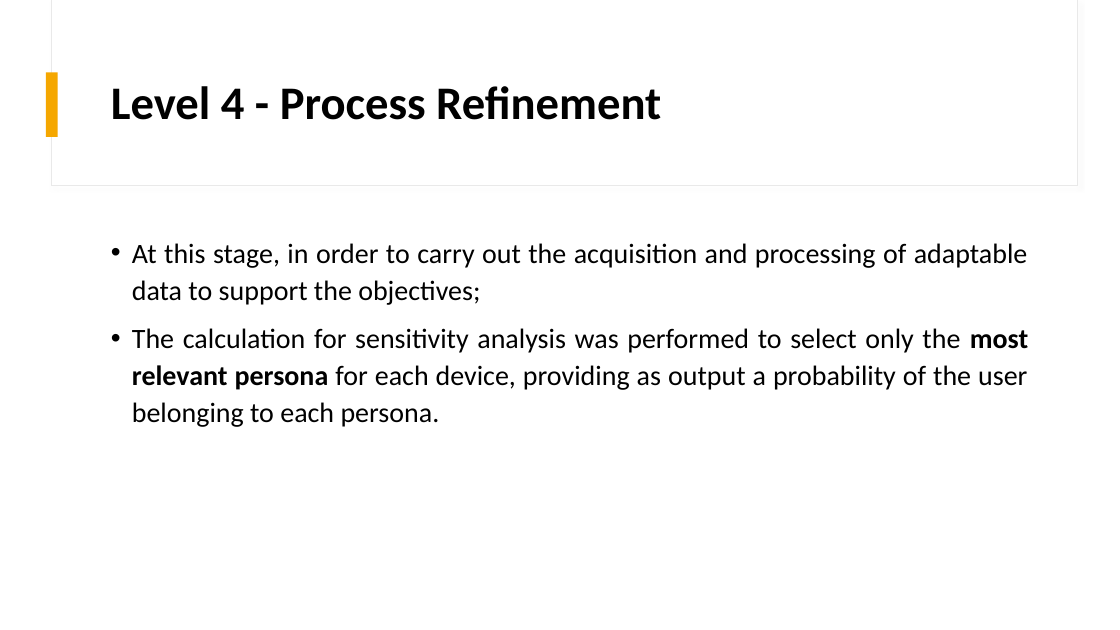
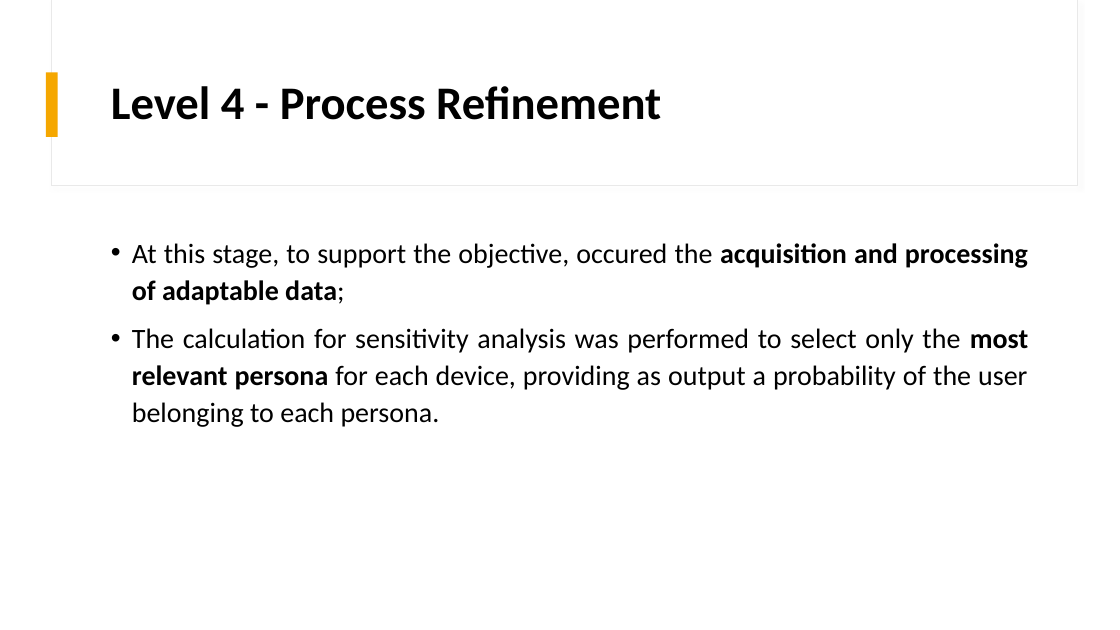
Before and after one commit to GustavoSchroeder/Assignment-Data-Prospection, a slide deck: slide 20 of Apresentação.pptx (slide 22 before the commit). Drawn at 1120x630 pixels with LibreOffice and Linux fonts; fonts in the diff are those of the drawing. Boxes give left, top, right and bottom in pixels: in the first picture for what was removed or moved away, otherwise in the second. Text is boxed around its words. In the diff, an @@ line names an element or a change of style, - is before the commit and + after.

```diff
--- a/Apresentação.pptx
+++ b/Apresentação.pptx
@@ text at bbox=[132, 243, 1028, 305]: text changed @@
-• At this stage, in order to carry out the acquisition and processing of adaptable data to support the objectives;
+• At this stage, to support the objective, occured the acquisition and processing of adaptable data;
```
Also in this commit, not shown: 6 other slides changed, 2 slides removed, 3 other files.
